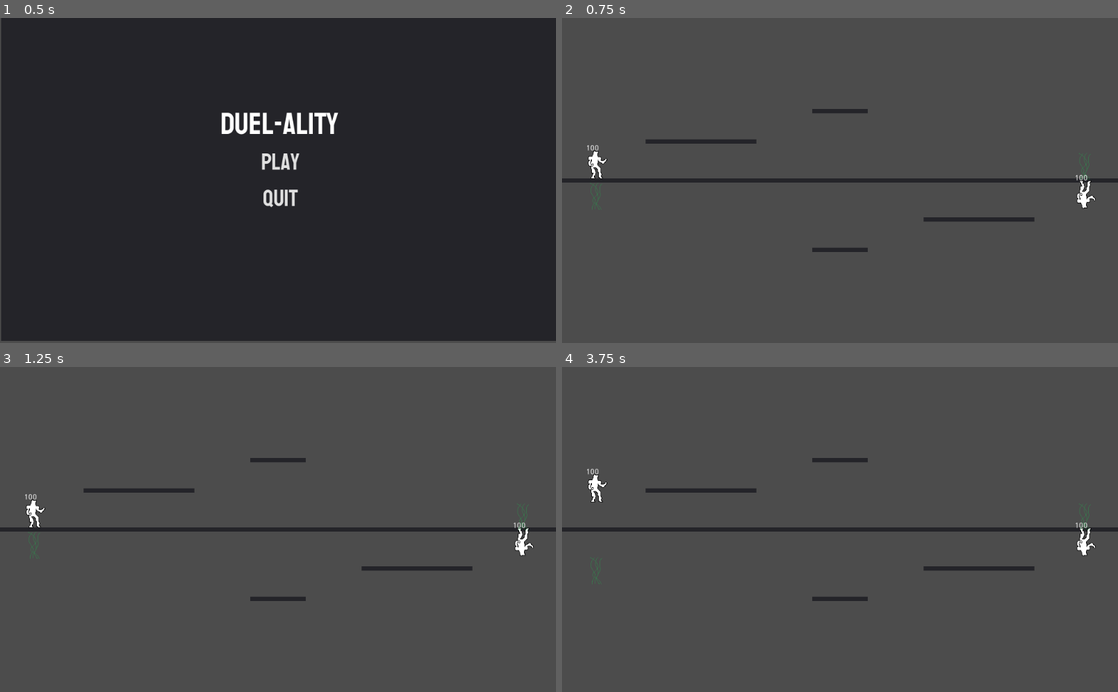
Above: before the commit, frames 1-4 (two rows, left to right).
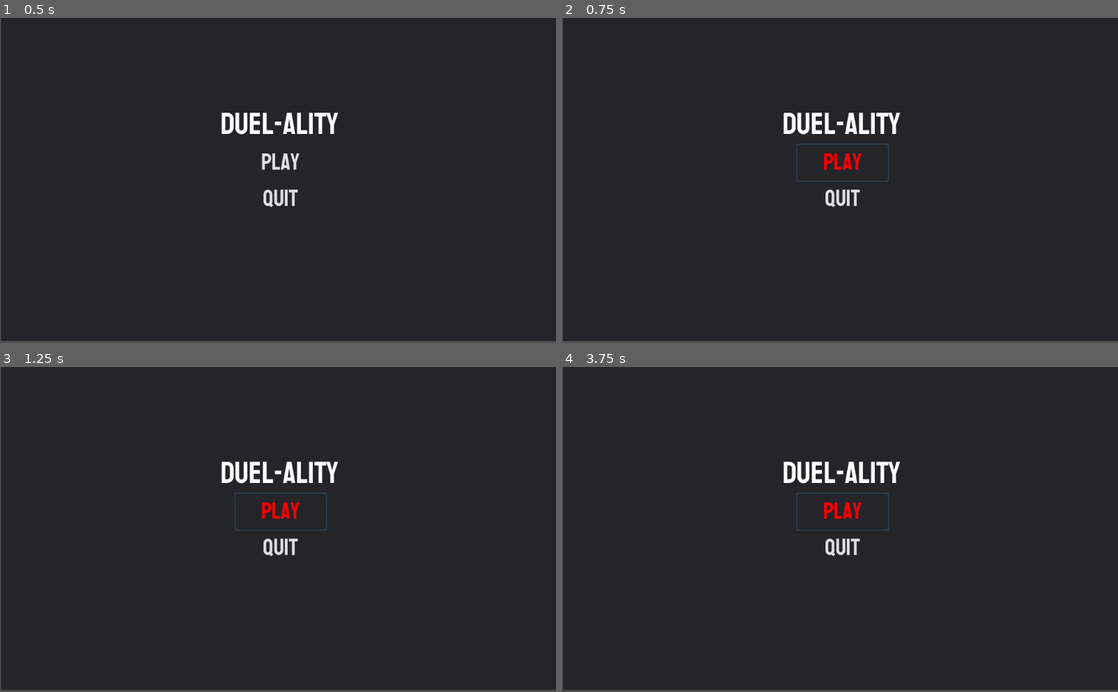
Above: after the commit, the same moments.

Repository: Isaacc1018/GameJam2022
Game: Godot game, scene res://Menu/Menu.tscn
Same seed, same stepped clock (60 frames per second), same inputs: the game is played once before the commit and once after it.
Inputs (mouse positions are in pixels of both pictures, inside the frame that each line leads up to):
- Up to frame 1 (0.5 s): no input
- Up to frame 2 (0.75 s): click "PLAY" at 0.5 s
- Up to frame 3 (1.25 s): no input
- Up to frame 4 (3.75 s): click (845, 513) at 1.25 s, where only the run after the commit has a clickable "PLAY"; click (845, 513) at 2 s, where only the run after the commit has a clickable "PLAY"; tap Enter at 2.75 s; tap Space at 3.5 s

Frame 1 is identical in both runs. In frame 2, 97% of the frame differs, in the area x 0-100%, y 0-100%; in frame 3, 97%; in frame 4, 97%.

Commit message:
add health zero signals

Diff:
--- a/Arena/FlatArena.tscn
+++ b/Arena/FlatArena.tscn
@@ -1,7 +1,8 @@
-[gd_scene load_steps=5 format=2]
+[gd_scene load_steps=6 format=2]
 
 [ext_resource path="res://Player/Player.tscn" type="PackedScene" id=1]
 [ext_resource path="res://Player/Shadow.tscn" type="PackedScene" id=2]
+[ext_resource path="res://Arena/FlatArena.gd" type="Script" id=3]
 
 [sub_resource type="RectangleShape2D" id=1]
 extents = Vector2( 512, 2 )
@@ -11,6 +12,7 @@
 
 [node name="Platform2D" type="Node2D"]
 position = Vector2( 512, 300 )
+script = ExtResource( 3 )
 
 [node name="StaticBody2D" type="StaticBody2D" parent="."]
 
@@ -118,3 +120,6 @@
 
 [node name="CollisionShape2D" type="CollisionShape2D" parent="right wall"]
 shape = SubResource( 2 )
+
+[connection signal="health_zero" from="P1" to="." method="_on_P1_health_zero"]
+[connection signal="health_zero" from="P2" to="." method="_on_P2_health_zero"]
--- a/Player/Player.gd
+++ b/Player/Player.gd
@@ -9,6 +9,8 @@
 var health = 100
 var direction = 1
 var stunTimer = Timer.new()
+
+signal health_zero
 
 
 func _ready():
@@ -85,9 +87,8 @@
 	get_input()
 	velocity.y += gravity * delta
 	velocity = move_and_slide(velocity,Vector2.UP)
-	#if Input.is_action_just_pressed(name+ "_Jump"):
-	#	if is_on_floor() || is_on_ceiling():
-	#		velocity.y = jumpStr
+	if health <= 0:
+		emit_signal("health_zero", name)
 # Called every frame. 'delta' is the elapsed time since the previous frame.
 #func _process(delta):
 #	pass
